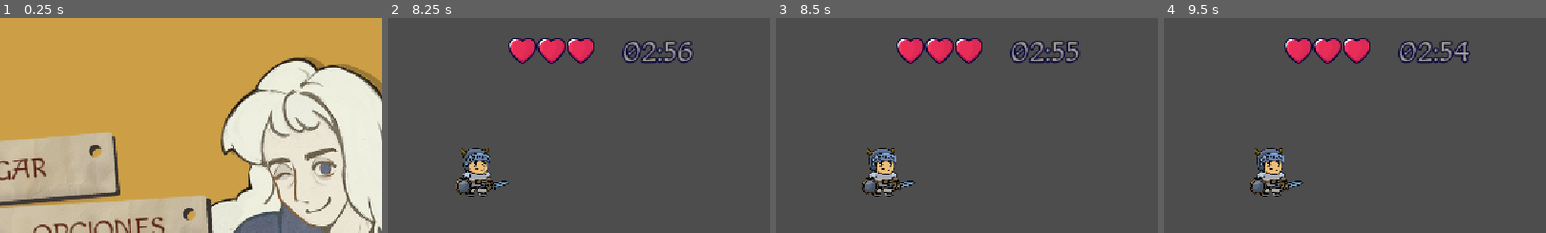
Above: before the commit, frames 1-4 (left to right).
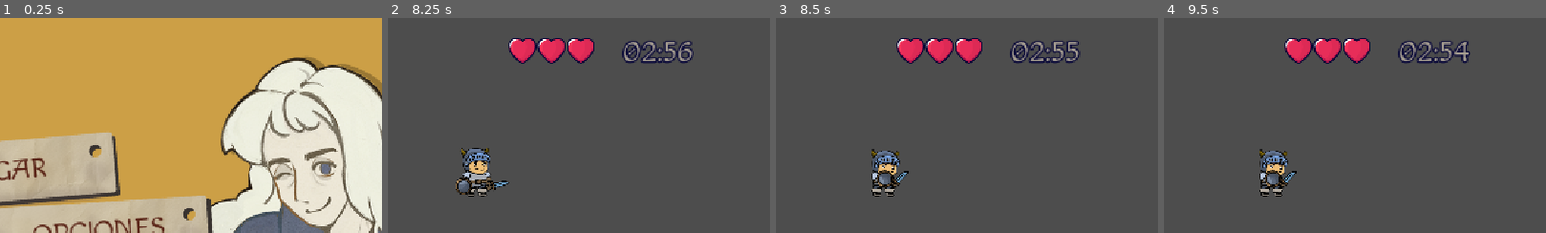
Above: after the commit, the same moments.

Repository: shiara0312/SandaGameJam2025
Game: Godot game, scene res://MainScene.tscn
Same seed, same stepped clock (60 frames per second), same inputs: the game is played once before the commit and once after it.
Inputs (mouse positions are % of the whole screen's width and height, from its top left):
- Up to frame 1 (0.25 s): no input
- Up to frame 2 (8.25 s): tap Enter at 0.5, 2, 3.5 s; move the mouse to (7, 19) at 0.52 s; click (7, 19) at 0.67 s; tap Space at 1.25, 2.75, 4.25 s; move the mouse to (18, 44) at 1.27 s; click (18, 44) at 1.42 s; move the mouse to (8, 56) at 2.02 s; click (8, 56) at 2.17 s; move the mouse to (45, 70) at 2.77 s; click (45, 70) at 2.92 s; move the mouse to (80, 65) at 3.52 s; click (80, 65) at 3.67 s; move the mouse to (20, 35) at 4.27 s; click (20, 35) at 4.42 s; move the mouse to (55, 50) at 5.02 s; click (55, 50) at 5.17 s; move the mouse to (35, 25) at 5.77 s; click (35, 25) at 5.92 s; move the mouse to (72, 45) at 6.52 s; click (72, 45) at 6.67 s; move the mouse to (30, 55) at 7.27 s; click (30, 55) at 7.42 s; move the mouse to (60, 28) at 8.02 s; click (60, 28) at 8.17 s
- Up to frame 3 (8.5 s): no input
- Up to frame 4 (9.5 s): move the mouse to (45, 70) at 8.77 s; click (45, 70) at 8.92 s
The pictures show only the part of the screen within x 20-70%, y 0-50%; the shares and areas given below are measured in that part.

Frames 1-2 are identical in both runs. In frame 3, 1.6% of the frame differs, in the area x 22-37%, y 60-84%; in frame 4, 1.6%.

Commit message:
wip - cliente sentado

Diff:
--- a/sandagamejam/scenes/Cliente.tscn
+++ b/sandagamejam/scenes/Cliente.tscn
@@ -1,6 +1,6 @@
 [gd_scene load_steps=4 format=3 uid="uid://claed8rt7wvae"]
 
-[ext_resource type="Script" uid="uid://70wy2loe8sc8" path="res://scripts/customer/Customer.gd" id="1_7rffk"]
+[ext_resource type="Script" uid="uid://70wy2loe8sc8" path="res://scripts/customer/customer.gd" id="1_7rffk"]
 [ext_resource type="Script" uid="uid://d1qoj3fc6bfqc" path="res://scripts/customer/customer_sprite_2d.gd" id="2_wc735"]
 [ext_resource type="Texture2D" uid="uid://ppau4gffe0gr" path="res://assets/sprites/ingreso.png" id="2_xhj6e"]
 
--- a/sandagamejam/scripts/customer/customer.gd
+++ b/sandagamejam/scripts/customer/Customer.gd
@@ -1,4 +1,6 @@
 extends Node2D
+
+signal arrived_at_center(customer : Node2D)
 
 @onready var sprite : Sprite2D = $Sprite2D
 @export var speed: float = 150.0
@@ -15,9 +17,18 @@
 
 # Desde CafeLevel1:
 func move_to(target_position: Vector2) -> void:
+	print("moving to")
 	var dist := (target_position - position).length()
 	var tween = get_tree().create_tween()
 	tween.tween_property(self, "position", target_position, dist / speed)
+
+	# Cuando termine el tween (cliente en el centro) → emitir señal
+	tween.finished.connect(customer_positioned)
+
+func customer_positioned():
+	print("Cliente llegó al centro")
+	set_state(State.SEATED) # Cambiar sprite/animación a sentado
+	emit_signal("arrived_at_center", self)
 
 # Setup: Preparar, reinicializar data del cliente
 func setup(data: Dictionary, lang: String):
